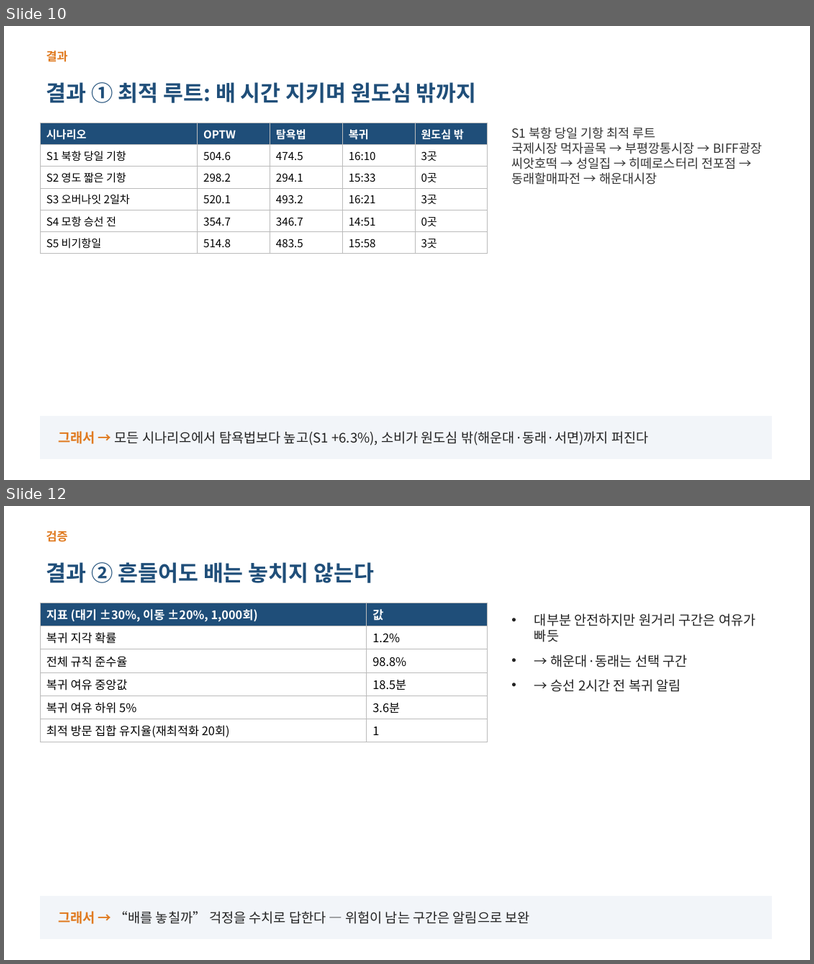
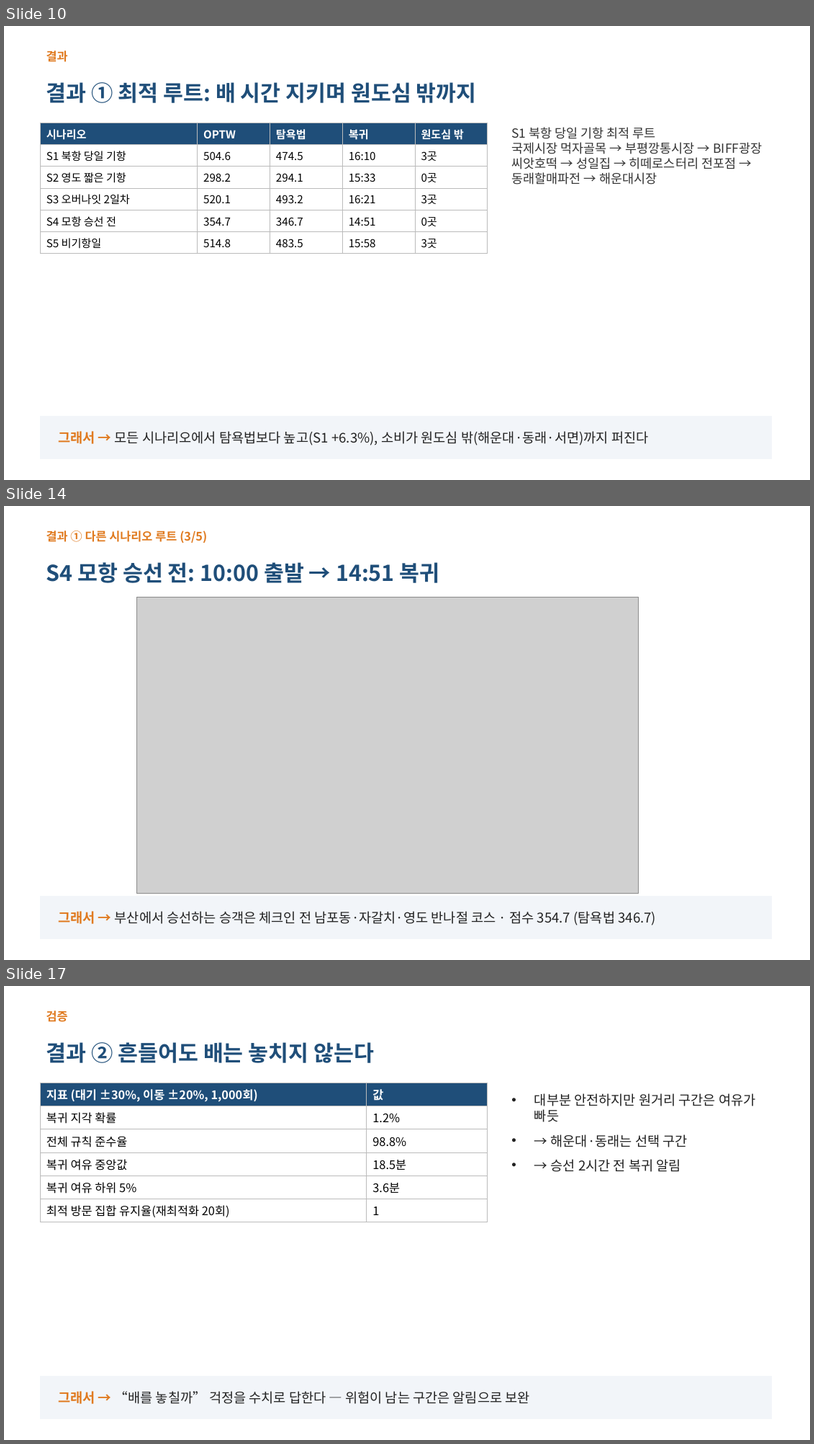
Before and after one commit to ddayoung03/busan-cruise-unpassing, a slide deck: 05_문서/3주차_발표자료.pptx. Shown one above the other, each under a label of ours: slides 10 and 12 before the commit, slides 10, 14 and 17 after it; the slides between them are not shown. The pictures are 814x964 and 814x1444 pixels, drawn with LibreOffice and Linux fonts; fonts in the diff are those of the drawing; grey boxes stand for pictures. Boxes give left, top, right and bottom in pixels: in the first picture for what was removed or moved away, otherwise in the second. Text is boxed around its words. In the diff, an @@ line names an element or a change of style, - is before the commit and + after.

```diff
--- a/05_문서/3주차_발표자료.pptx
+++ b/05_문서/3주차_발표자료.pptx
@@ slide 14 added at [4,506,810,960], background #FFFFFF @@
@@ text added at [46,530,207,543], 14 pt, text #E07A1F, bold @@
+결과 ① 다른 시나리오 루트 (3/5)
@@ text added at [46,562,440,583], 26 pt, text #1F4E79, bold @@
+S4 모항 승선 전: 10:00 출발 → 14:51 복귀
@@ picture added at [137,597,639,893] @@
@@ rectangle added at [40,896,772,939], fill #F2F5F9, outline #F2F5F9 1 pt @@
@@ text added at [58,911,656,925], 16 pt, text #222222 @@
+그래서 → 부산에서 승선하는 승객은 체크인 전 남포동·자갈치·영도 반나절 코스 · 점수 354.7 (탐욕법 346.7)
@@ what was slide 12 is now slide 17 @@
```
Also in this commit, not shown: 4 other slides added, 9 other files.
